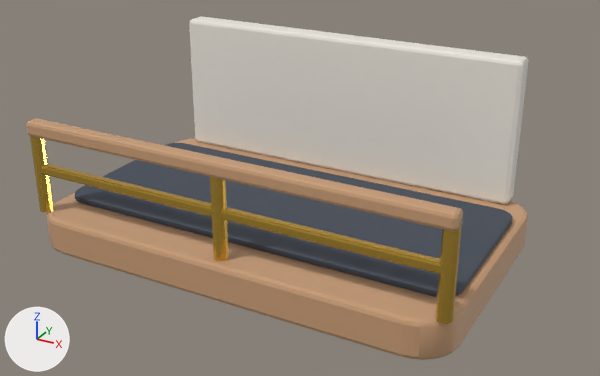
The FBX model Assets/MuseDesk/Art/Models/WallHabitat/WallHabitat_HallwaySegment.fbx, before and after one commit.
One viewpoint serves both versions: a camera (50 mm lens) standing at (0.121, -0.396, 0.126) and looking at (-0.007, -0.162, 0.009). Arrows for +X, +Y and +Z are at lower left; the lights stay in place. The picture after the commit comes second. Where no turn or scale is listed for an object, it has been applied to the vertices.

Names of what the first picture shows: 'WallHabitat_HallwaySegment_Mesh'.
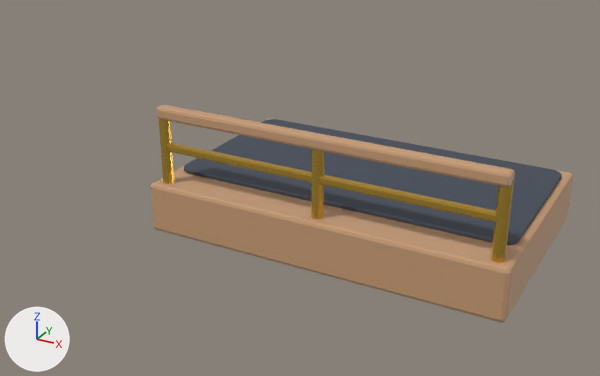
Changed parts and their boxes [x1, y1, x2, y2] in the pictures (600 x 376 px; the box of a moved part takes in the faces that stretch with it):
'WallHabitat_HallwaySegment_Mesh', reshaped, moved (16% narrower, 37% shorter)
    before: [27, 16, 528, 360]
    after: [151, 105, 573, 322]
part 1 of me_wallhabitat_hallwaysegment_deck_mesh, moved or reshaped
    before: [27, 118, 463, 231]
    after: [157, 105, 515, 187]
part 2 of me_wallhabitat_hallwaysegment_deck_mesh, moved or reshaped
    before: [41, 164, 441, 274]
    after: [167, 143, 496, 222]
part 3 of me_wallhabitat_hallwaysegment_deck_mesh, moved or reshaped
    before: [436, 220, 462, 324]
    after: [491, 179, 514, 263]
part 4 of me_wallhabitat_hallwaysegment_deck_mesh, moved or reshaped
    before: [210, 177, 229, 261]
    after: [311, 149, 324, 219]
part 5 of me_wallhabitat_hallwaysegment_deck_mesh, moved or reshaped
    before: [30, 136, 54, 213]
    after: [159, 119, 174, 184]
part 6 of me_wallhabitat_hallwaysegment_deck_mesh, rebuilt (12% narrower, 8% shorter)
    before: [47, 138, 528, 360]
    after: [151, 118, 573, 322]
part 7 of me_wallhabitat_hallwaysegment_deck_mesh, rebuilt (13% narrower, 18% shorter)
    before: [75, 143, 512, 297]
    after: [184, 119, 562, 245]
part 8 of me_wallhabitat_hallwaysegment_deck_mesh, deleted
    before: [189, 16, 528, 204]

The change, as a list of edits to the scene's bpy script:
```text
Change me_wallhabitat_hallwaysegment_deck_mesh:
    used by ob_wallhabitat_hallwaysegment_mesh; location = (0.0, -0.184, 0.006)
    remove me_wallhabitat_hallwaysegment_deck_mesh.from_pydata(...)  # 788 vertices, 722 faces; spans x -0.07..0.07, y -0.043..0.044, z -0.006..0.054
    add me_wallhabitat_hallwaysegment_deck_mesh.from_pydata(...)  # 508 vertices, 460 faces; spans x -0.07..0.07, y -0.045..0.045, z -0.01..0.0405
    me_wallhabitat_hallwaysegment_deck_mesh part 1: the loose piece of 56 vertices spanning x -0.0692..0.0692, y -0.0405..-0.0355, z 0.0315..0.0365 is scaled about its middle by (0.959, 1, 1), then moved by (0.0, -0.002, 0.004)
    me_wallhabitat_hallwaysegment_deck_mesh part 2: the loose piece of 56 vertices spanning x -0.0672..0.0672, y -0.0395..-0.0365, z 0.0191..0.0221 is scaled about its middle by (0.958, 1, 1), then moved by (0.0, -0.002, 0.004)
    me_wallhabitat_hallwaysegment_deck_mesh part 3: the loose piece of 20 vertices spanning x 0.0651..0.0693, y -0.0402..-0.0358, z 0.006..0.034 is moved by (-0.0028, -0.002, 0.004)
    me_wallhabitat_hallwaysegment_deck_mesh part 4: the loose piece of 20 vertices spanning x -0.0021..0.0021, y -0.0402..-0.0358, z 0.006..0.034 is moved by (0.0, -0.002, 0.004)
    me_wallhabitat_hallwaysegment_deck_mesh part 5: the loose piece of 20 vertices spanning x -0.0693..-0.0651, y -0.0402..-0.0358, z 0.006..0.034 is moved by (0.0028, -0.002, 0.004)
    me_wallhabitat_hallwaysegment_deck_mesh part 6: the loose piece of 280 vertices spanning x -0.07..0.07, y -0.043..0.043, z -0.006..0.006 is rebuilt with 56 vertices and now spans x -0.07..0.07, y -0.045..0.045, z -0.01..0.01
    me_wallhabitat_hallwaysegment_deck_mesh part 7: the loose piece of 280 vertices spanning x -0.067..0.067, y -0.029..0.029, z 0.006..0.008 is rebuilt with 280 vertices and now spans x -0.067..0.067, y -0.03..0.04, z 0.01..0.0116
    me_wallhabitat_hallwaysegment_deck_mesh part 8: the loose piece of 56 vertices spanning x -0.062..0.062, y 0.036..0.044, z 0.006..0.054 is deleted
    remove me_wallhabitat_hallwaysegment_deck_mesh.materials.append(mat_mat_creamceramic)  # white #f4eee4
Change ob_wallhabitat_hallwaysegment_mesh:
    ob_wallhabitat_hallwaysegment_mesh.location: (0.0, -0.184, 0.006) -> (0.0, -0.1225, -0.01)
```
